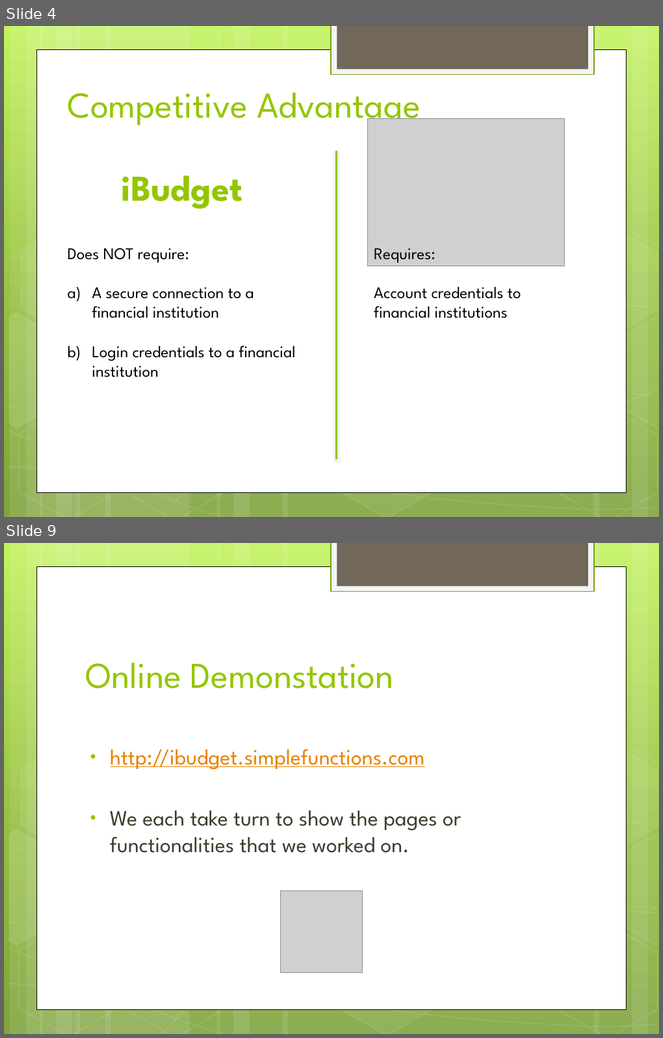
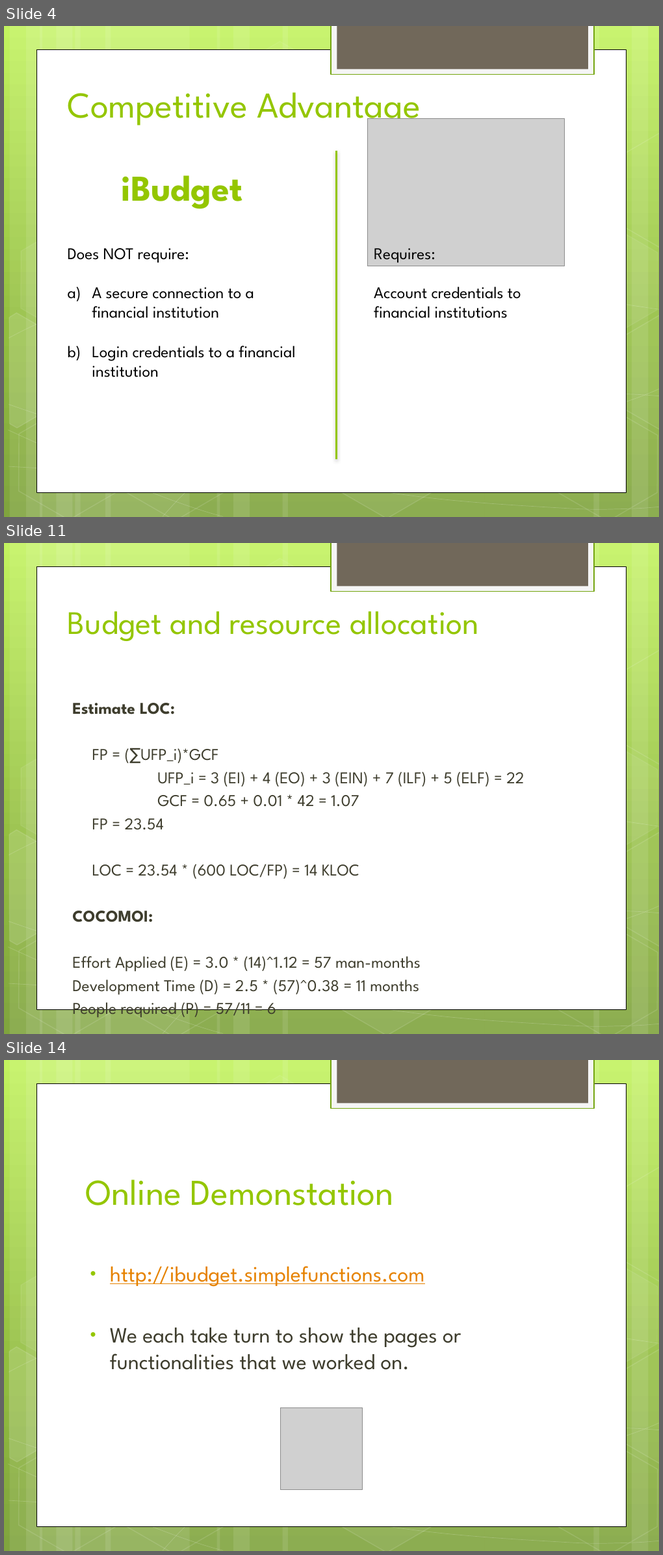
Before and after one commit to hiyenwong/cs679-b1-class-project, a slide deck: deliverables/final/Final Presentation.pptx. Shown one above the other, each under a label of ours: slides 4 and 9 before the commit, slides 4, 11 and 14 after it; the slides between them are not shown. The pictures are 663x1038 and 663x1555 pixels, drawn with LibreOffice and Linux fonts; fonts in the diff are those of the drawing; grey boxes stand for pictures. Boxes give left, top, right and bottom in pixels: in the first picture for what was removed or moved away, otherwise in the second. Text is boxed around its words. In the diff, an @@ line names an element or a change of style, - is before the commit and + after.

```diff
--- a/deliverables/final/Final Presentation.pptx
+++ b/deliverables/final/Final Presentation.pptx
@@ slide 11 added at [4,543,659,1034], background gradient #C3F35F to #93BF3F to #81A53E; not listed: 31 template elements that a slide beside it also shows @@
@@ title added at [68,611,479,641], 36 pt, text #94C600 @@
+Budget and resource allocation
@@ text added at [72,703,524,1014], 18.2 pt, text #3E3D2D @@
+Estimate LOC:
+FP = (∑UFP_i)*GCF
+UFP_i = 3 (EI) + 4 (EO) + 3 (EIN) + 7 (ILF) + 5 (ELF) = 22
+GCF = 0.65 + 0.01 * 42 = 1.07
+FP = 23.54
+LOC = 23.54 * (600 LOC/FP) = 14 KLOC
+COCOMOI:
+Effort Applied (E) = 3.0 * (14)^1.12 = 57 man-months
+Development Time (D) = 2.5 * (57)^0.38 = 11 months
+People required (P) = 57/11 = 6
@@ what was slide 9 is now slide 14 @@
```
Also in this commit, not shown: 1 slide changed, 6 other slides added, 2 slides removed.
